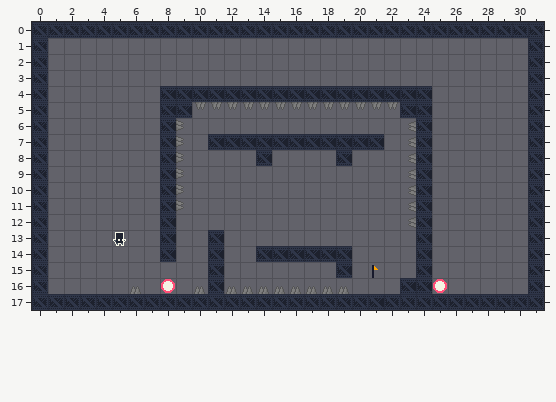
A Tiled map gets an edit: core/assets/stages/stage_04.tmx. Above, as it was before the edit.
Cells are 16x16 px. Shown: x 0..31, y 0..17.
New version:
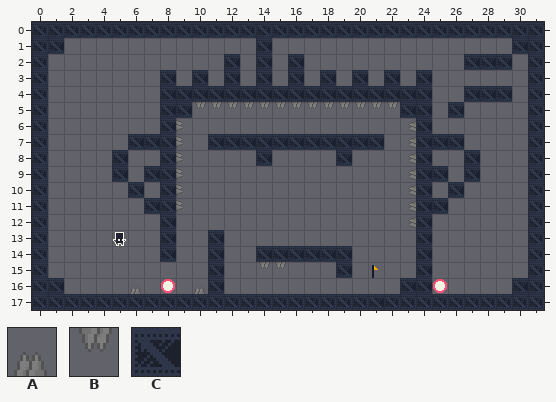
Key: from "Dungeon Sprites": A 131, B 131 turned 180; from "industrial.v2": C 19.
_ is an empty cell.
Difference:
Layer "details":
The author put tile B in row 15 at x 14 to 15.
The author put tile C in row 1 at x 1, 14 and 30; in row 2 at x 12, 14, 16 and 27 to 29; in row 3 at x 8, 10, 12, 14, 16, 18, 20, 22 and 24; in row 4 at x 27 to 29; in row 5 at x 26; in row 7 at x 6 to 7 and 25 to 26.
The author put tile C in row 8 at x 5 and 27; in row 9 at x 5, 7, 25 and 27; in row 10 at x 6 and 26; in row 11 at x 7 and 25; in row 16 at x 1 and 30.
The edit erases tile A in row 16 at x 12 to 19.
